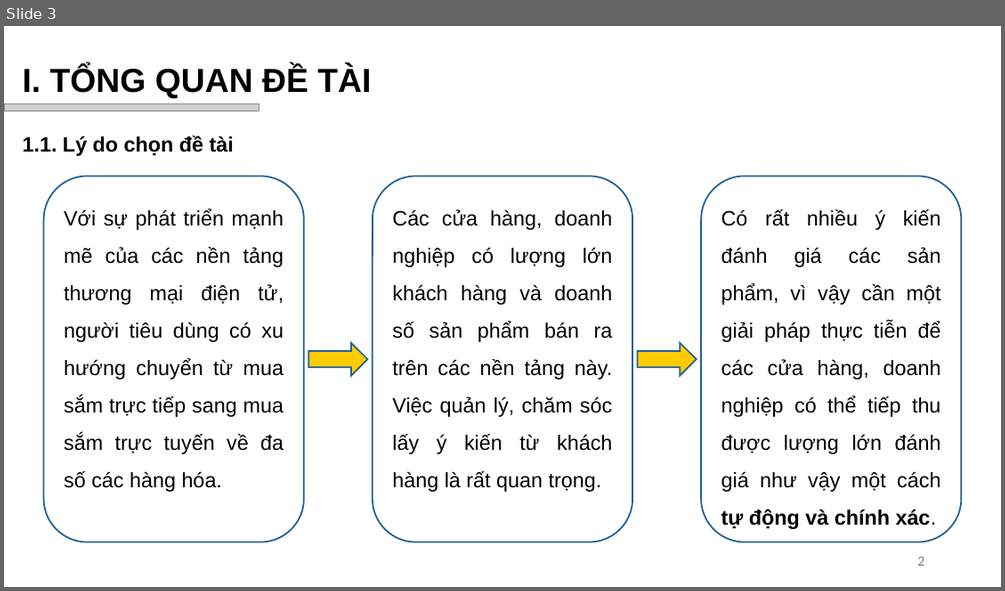
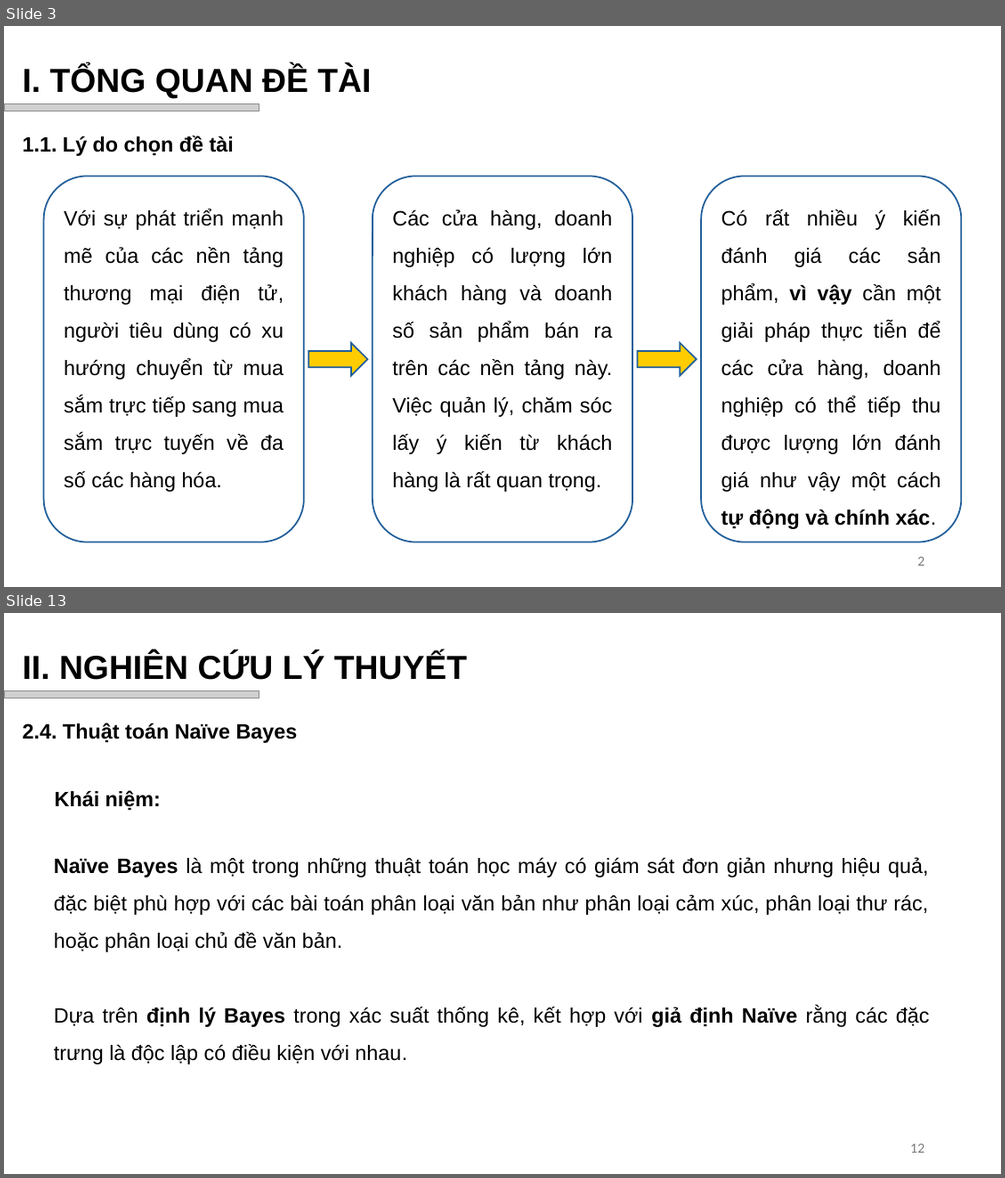
Before and after one commit to vhiepp/tn-da21ttb-110121209-duongvanhiep-sentiment-analysis, a slide deck: docs/pptx/Dương Văn Hiệp_110121209_DA21TTB.pptx. Shown one above the other, each under a label of ours: slide 3 before the commit, slides 3 and 13 after it; the slides between them are not shown. The pictures are 1005x591 and 1005x1178 pixels, drawn with LibreOffice and Linux fonts; fonts in the diff are those of the drawing; grey boxes stand for pictures; background and template pictures are left out. Boxes give left, top, right and bottom in pixels: in the first picture for what was removed or moved away, otherwise in the second. Text is boxed around its words. In the diff, an @@ line names an element or a change of style, - is before the commit and + after.

```diff
--- a/docs/pptx/Dương Văn Hiệp_110121209_DA21TTB.pptx
+++ b/docs/pptx/Dương Văn Hiệp_110121209_DA21TTB.pptx
@@ slide 13 added at [4,613,1001,1174], background #FFFFFF @@
@@ text added at [23,653,467,680], 32 pt, text #000000, bold @@
+II. NGHIÊN CỨU LÝ THUYẾT
@@ picture added at [4,690,259,698] @@
@@ text added at [23,722,298,743], 20 pt, text #000000, bold @@
+2.4. Thuật toán Naïve Bayes
@@ text added at [55,790,161,811], 20 pt, text #000000, bold @@
+Khái niệm:
@@ text added at [54,857,930,1064], 20 pt, text #000000 @@
+Naïve Bayes là một trong những thuật toán học máy có giám sát đơn giản nhưng hiệu quả, đặc biệt phù hợp với các bài toán phân loại văn bản như phân loại cảm xúc, phân loại thư rác, hoặc phân loại chủ đề văn bản.
+Dựa trên định lý Bayes trong xác suất thống kê, kết hợp với giả định Naïve rằng các đặc trưng là độc lập có điều kiện với nhau.
@@ page number added at [910,1143,924,1152], 12 pt, text #797979 @@
+12
@@ slide 3 changed as well @@
@@ rounded rectangle "Có rất nhiều ý kiến ..." at [701,176,961,542]: bold on in "vì vậy" @@
```
Also in this commit, not shown: 1 other slide changed, 14 other slides added, 1 slide removed.
